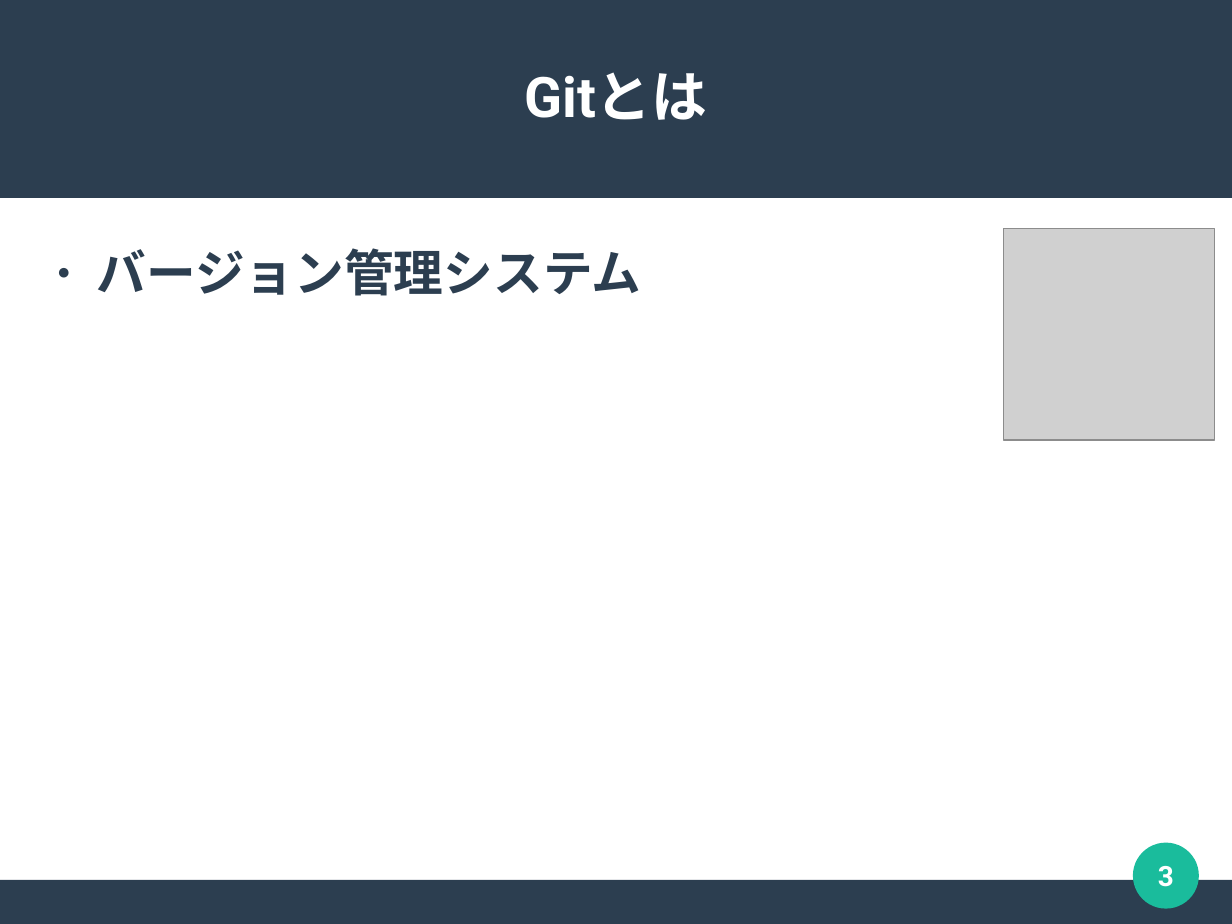
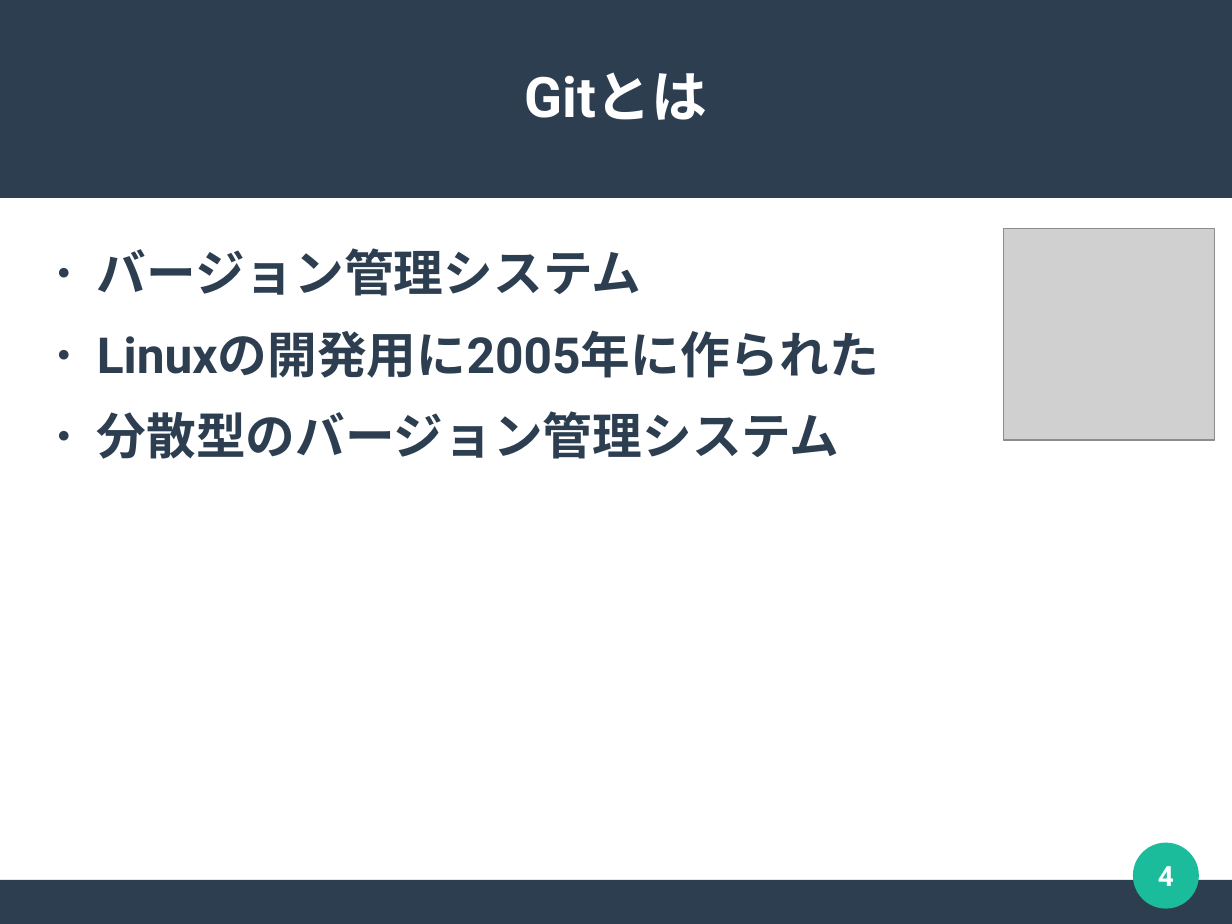
Before and after one commit to m17saitou/NMC-Git-Education, a slide deck: slide 4 of GitEducation01.odp (slide 3 before the commit). Drawn at 1232x924 pixels with LibreOffice and Linux fonts; fonts in the diff are those of the drawing; grey boxes stand for pictures. Boxes give left, top, right and bottom in pixels: in the first picture for what was removed or moved away, otherwise in the second. Text is boxed around its words. In the diff, an @@ line names an element or a change of style, - is before the commit and + after.

```diff
--- a/GitEducation01.odp
+++ b/GitEducation01.odp
@@ text at [97, 330, 879, 459]: paragraphs added @@
+● Linuxの開発用に2005年に作られた
+● 分散型のバージョン管理システム
@@ page number at [1158, 866, 1174, 886]: text changed @@
-3
+4
```
Also in this commit, not shown: 1 other slide changed, 1 slide added, 1 slide removed, 2 other files.
